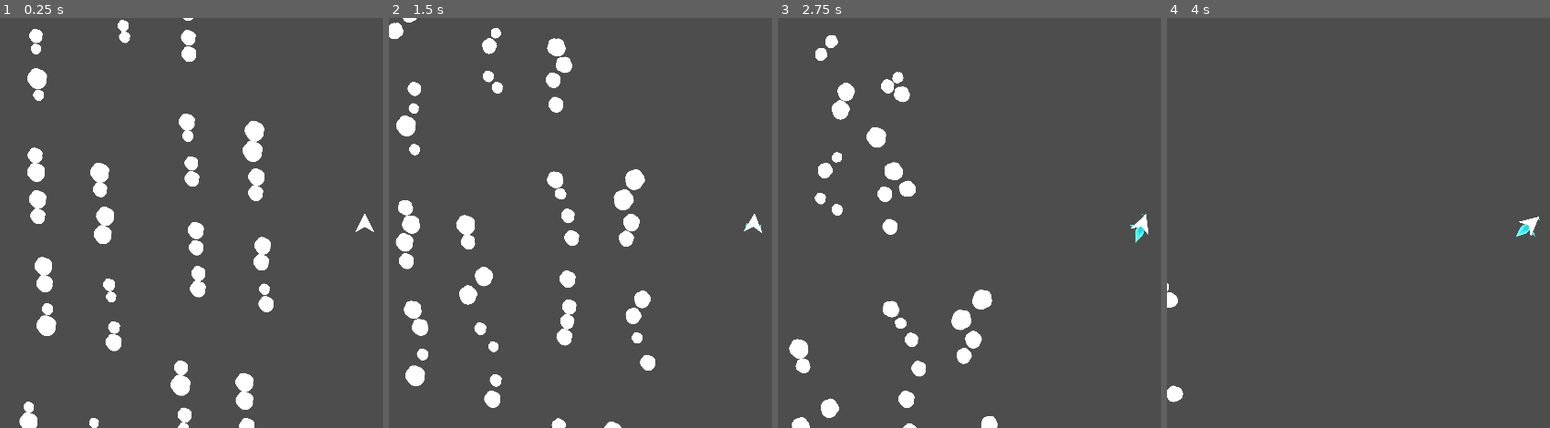
Above: before the commit, frames 1-4 (left to right).
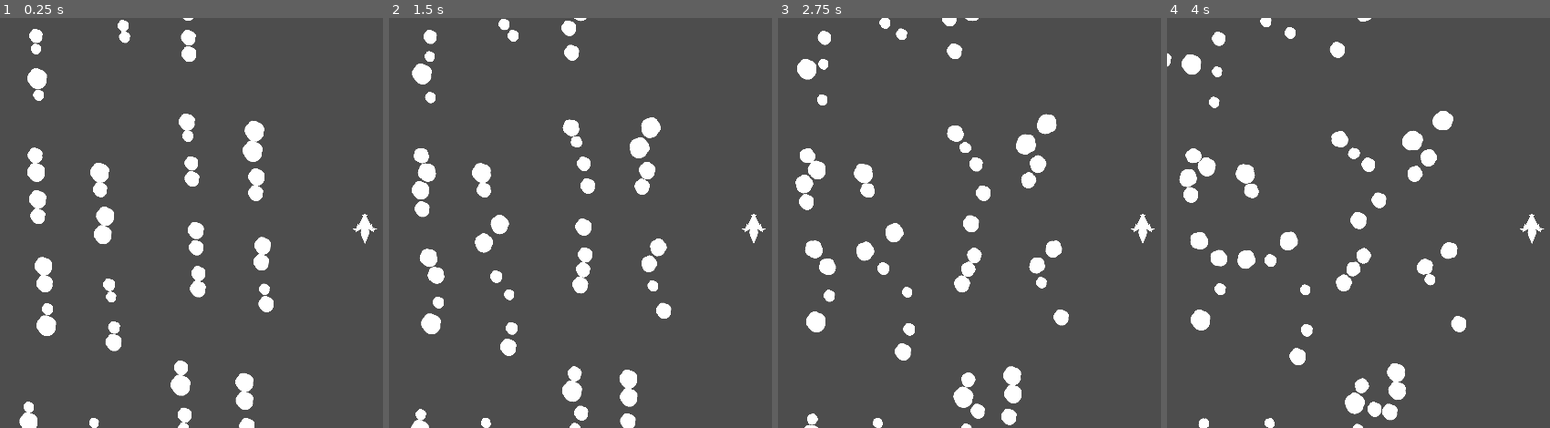
Above: after the commit, the same moments.

Repository: NullptrEnjoyer/MaxQ
Game: Godot game, scene res://Entities/TestScene.tscn
The game is run twice, just before and just after one commit, with the same random seed, the same clock (stepped at 60 frames per second) and the same inputs.
Inputs:
- Up to frame 1 (0.25 s): no input
- Up to frame 2 (1.5 s): hold D (move_right) 0.53-1.28 s; hold W (move_front) 0.53-1.28 s; hold S (move_back) from 1.28 s (still down); tap W (move_front) at 1.35 s
- Up to frame 3 (2.75 s): release S (move_back) at 2.03 s; hold D (move_right) from 2.03 s (still down); hold W (move_front) from 2.03 s (still down)
- Up to frame 4 (4 s): release W (move_front) at 2.78 s; tap W (move_front) at 2.85 s; release D (move_right) at 3.53 s; hold A (move_left) from 3.53 s (still down); hold W (move_front) from 3.53 s (still down)

The runs differ from the first frame. In frame 1, less than 0.1% of the frame differs, in the area x 92-99%, y 48-56%; in frame 2, 12%, in the area x 0-99%, y 0-100%; in frame 3, 9.6%; in frame 4, 6.4%.
Error after the commit: Parse Error: Cannot use shorthand "get_node()" notation ("$") on a class that isn't a node. (res://Entities/Ship/Thruster/Thruster.gd:20)

Commit message:
Some stuff so far

Diff:
--- a/Entities/Ship/Component.gd
+++ /dev/null
@@ -1,2 +0,0 @@
-extends Subsystem
-class_name Component
--- a/Entities/Ship/Thruster/Thruster.gd
+++ b/Entities/Ship/Thruster/Thruster.gd
@@ -1,5 +1,3 @@
-extends Component
-
 class_name ThrusterTemp
 
 @export_group("Thruster Properties")
--- a/Entities/Ship/Thruster/thruster.tscn
+++ b/Entities/Ship/Thruster/thruster.tscn
@@ -30,6 +30,17 @@
 [node name="Thruster" type="Node2D"]
 z_index = -1
 script = ExtResource("1_7hmg8")
+power = null
+number_of_sprites = null
+color = null
+animate = null
+move_front = null
+move_back = null
+move_left = null
+move_right = null
+rotate_left = null
+rotate_right = null
+precompute = null
 
 [node name="Layer0" type="AnimatedSprite2D" parent="."]
 position = Vector2(1, 0)
--- a/Entities/Ship/default_ship.tscn
+++ b/Entities/Ship/default_ship.tscn
@@ -23,51 +23,110 @@
 [node name="MainThruster" parent="thrusterMovementManager" instance=ExtResource("4_cddng")]
 position = Vector2(0, 35)
 scale = Vector2(0.4, 0.5)
+power = null
+number_of_sprites = null
+color = null
 animate = true
 move_front = true
+move_back = null
+move_left = null
+move_right = null
+rotate_left = null
+rotate_right = null
+precompute = null
 
 [node name="BRThruster" parent="thrusterMovementManager" instance=ExtResource("4_cddng")]
 position = Vector2(27, 16)
 rotation = -1.5708
 scale = Vector2(0.1, 0.15)
 power = 16
+number_of_sprites = null
+color = null
+animate = null
+move_front = null
+move_back = null
 move_left = true
+move_right = null
+rotate_left = null
 rotate_right = true
+precompute = null
 
 [node name="BLThruster" parent="thrusterMovementManager" instance=ExtResource("4_cddng")]
 position = Vector2(-27, 16)
 rotation = 1.5708
 scale = Vector2(0.1, 0.15)
 power = 16
+number_of_sprites = null
+color = null
+animate = null
+move_front = null
+move_back = null
+move_left = null
 move_right = true
 rotate_left = true
+rotate_right = null
+precompute = null
 
 [node name="TRThruster" parent="thrusterMovementManager" instance=ExtResource("4_cddng")]
 position = Vector2(5, -21)
 rotation = -1.5708
 scale = Vector2(0.06, 0.1)
 power = 13
+number_of_sprites = null
+color = null
+animate = null
+move_front = null
+move_back = null
 move_left = true
+move_right = null
 rotate_left = true
+rotate_right = null
+precompute = null
 
 [node name="TLThruster" parent="thrusterMovementManager" instance=ExtResource("4_cddng")]
 position = Vector2(-5, -21)
 rotation = 1.5708
 scale = Vector2(0.06, 0.1)
 power = 13
+number_of_sprites = null
+color = null
+animate = null
+move_front = null
+move_back = null
+move_left = null
 move_right = true
+rotate_left = null
 rotate_right = true
+precompute = null
 
 [node name="RRThruster" parent="thrusterMovementManager" instance=ExtResource("4_cddng")]
 position = Vector2(18, 8)
 rotation = 3.14159
 scale = Vector2(0.1, 0.15)
 power = 16
+number_of_sprites = null
+color = null
+animate = null
+move_front = null
 move_back = true
+move_left = null
+move_right = null
+rotate_left = null
+rotate_right = null
+precompute = null
 
 [node name="RLThruster" parent="thrusterMovementManager" instance=ExtResource("4_cddng")]
 position = Vector2(-18, 8)
 rotation = 3.14159
 scale = Vector2(0.1, 0.15)
 power = 16
+number_of_sprites = null
+color = null
+animate = null
+move_front = null
 move_back = true
+move_left = null
+move_right = null
+rotate_left = null
+rotate_right = null
+precompute = null
Not shown, changed: Docs/scenes.drawio
